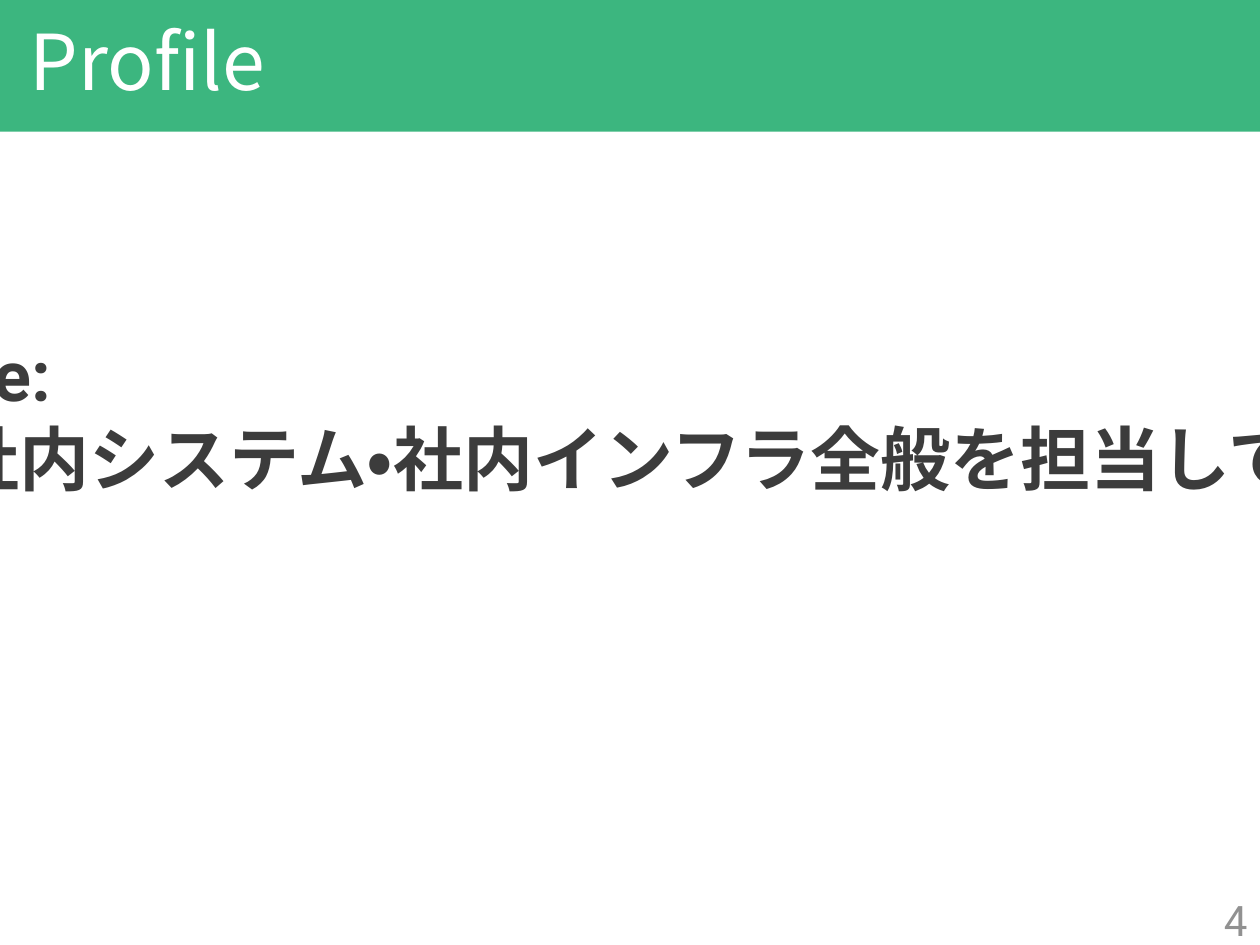
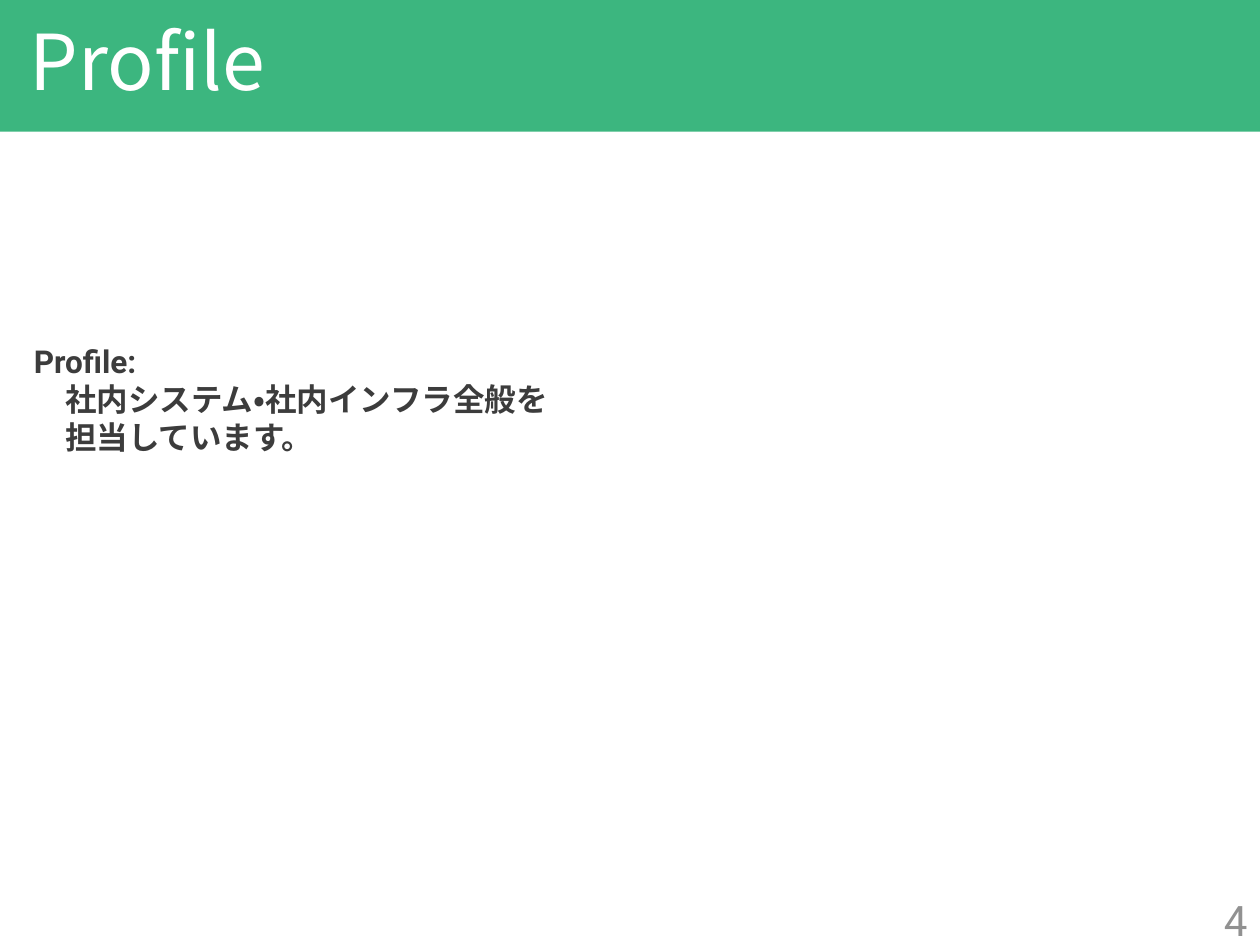
Before and after one commit to TH0222/ar-card, a slide deck: slide 4 of img/template.pptx. Drawn at 1260x945 pixels with LibreOffice and Linux fonts; fonts in the diff are those of the drawing. Boxes give left, top, right and bottom in pixels: in the first picture for what was removed or moved away, otherwise in the second. Text is boxed around its words. In the diff, an @@ line names an element or a change of style, - is before the commit and + after.

```diff
--- a/img/template.pptx
+++ b/img/template.pptx
@@ text "Profile:": place and size @@
-text "Profile:" at box(0, 425, 1260, 492)
+text "Profile:" at box(34, 349, 547, 452)
@@ text at box(34, 349, 136, 374): size 40 to 18 pt in "Profile:" @@
@@ text at box(65, 384, 547, 452): text changed; size 40 to 18 pt @@
-社内システム・社内インフラ全般を担当しています。
+社内システム・社内インフラ全般を
+担当しています。
```
Also in this commit, not shown: 3 other files.
